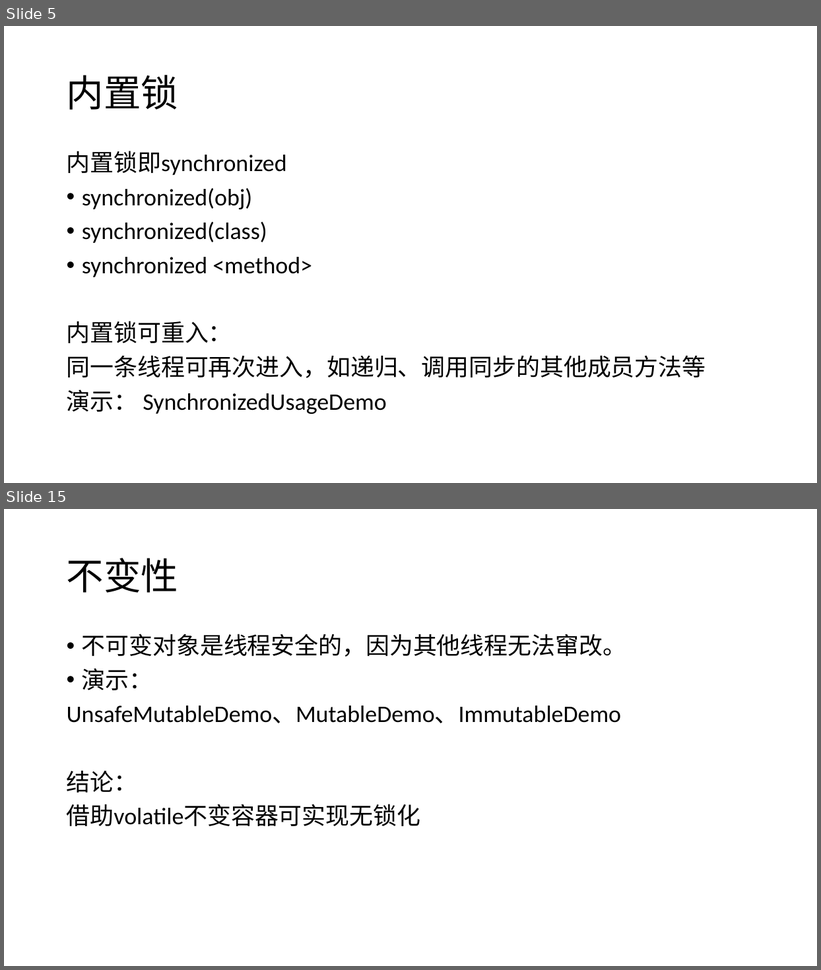
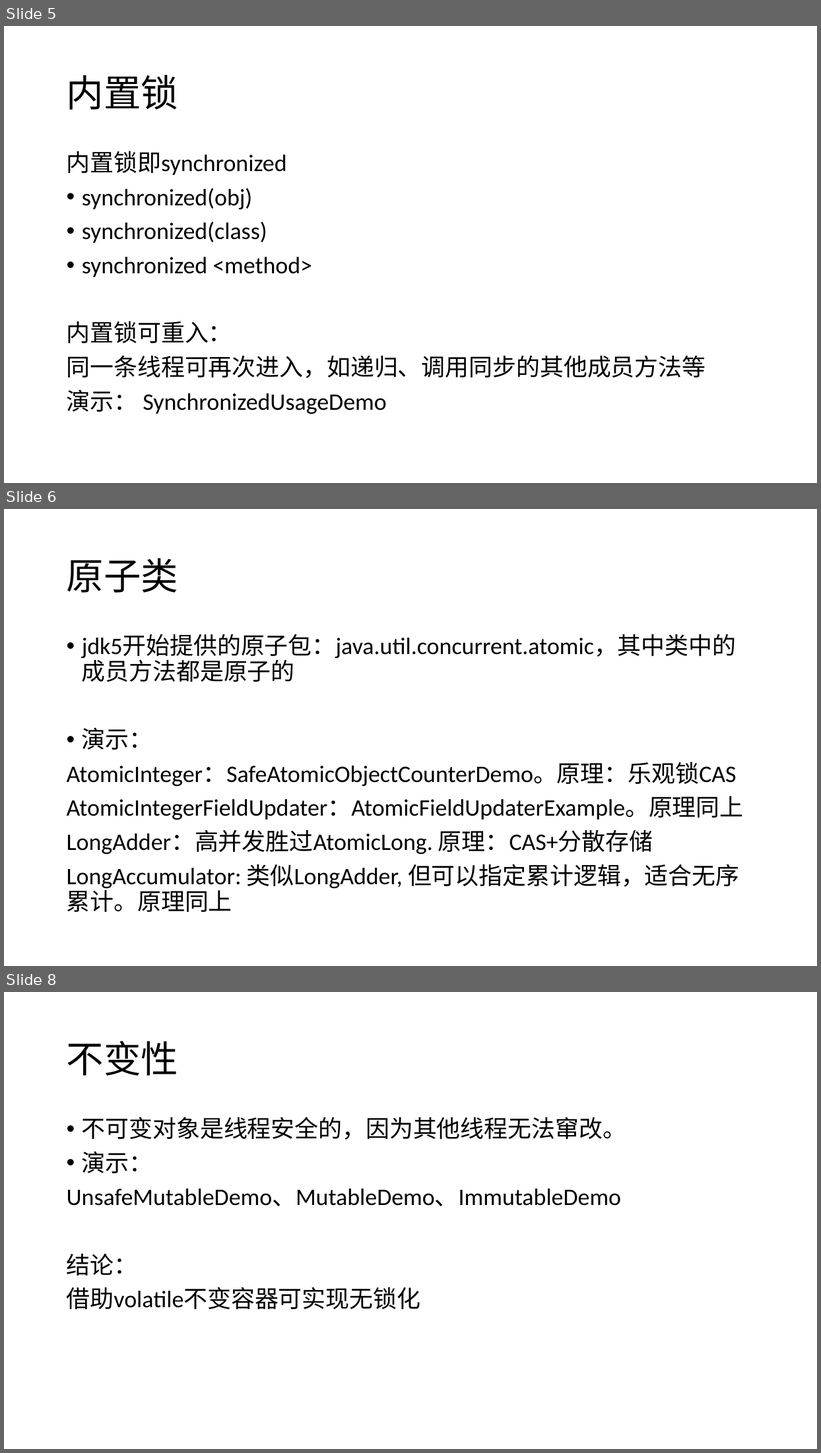
Before and after one commit to GerogeLeon/multithread_demo, a slide deck: JAVA并发编程.pptx. Shown one above the other, each under a label of ours: slides 5 and 15 before the commit, slides 5, 6 and 8 after it; the slides between them are not shown. The pictures are 821x970 and 821x1453 pixels, drawn with LibreOffice and Linux fonts; fonts in the diff are those of the drawing. Boxes give left, top, right and bottom in pixels: in the first picture for what was removed or moved away, otherwise in the second. Text is boxed around its words. In the diff, an @@ line names an element or a change of style, - is before the commit and + after.

```diff
--- a/JAVA并发编程.pptx
+++ b/JAVA并发编程.pptx
@@ slide 6 added at bbox=[4, 509, 817, 966], background #FFFFFF @@
@@ title added at bbox=[67, 558, 178, 593], 44 pt, text #000000 @@
+原子类
@@ text added at bbox=[67, 634, 744, 912], 28 pt, text #000000 @@
+• jdk5开始提供的原子包：java.util.concurrent.atomic，其中类中的成员方法都是原子的
+• 演示：
+AtomicInteger：SafeAtomicObjectCounterDemo。原理：乐观锁CAS
+AtomicIntegerFieldUpdater：AtomicFieldUpdaterExample。原理同上
+LongAdder：高并发胜过AtomicLong. 原理：CAS+分散存储
+LongAccumulator: 类似LongAdder, 但可以指定累计逻辑，适合无序累计。原理同上
@@ what was slide 15 is now slide 8 @@
```
Also in this commit, not shown: 5 slides changed, 1 other slide added, 1 slide removed, 5 other files.
